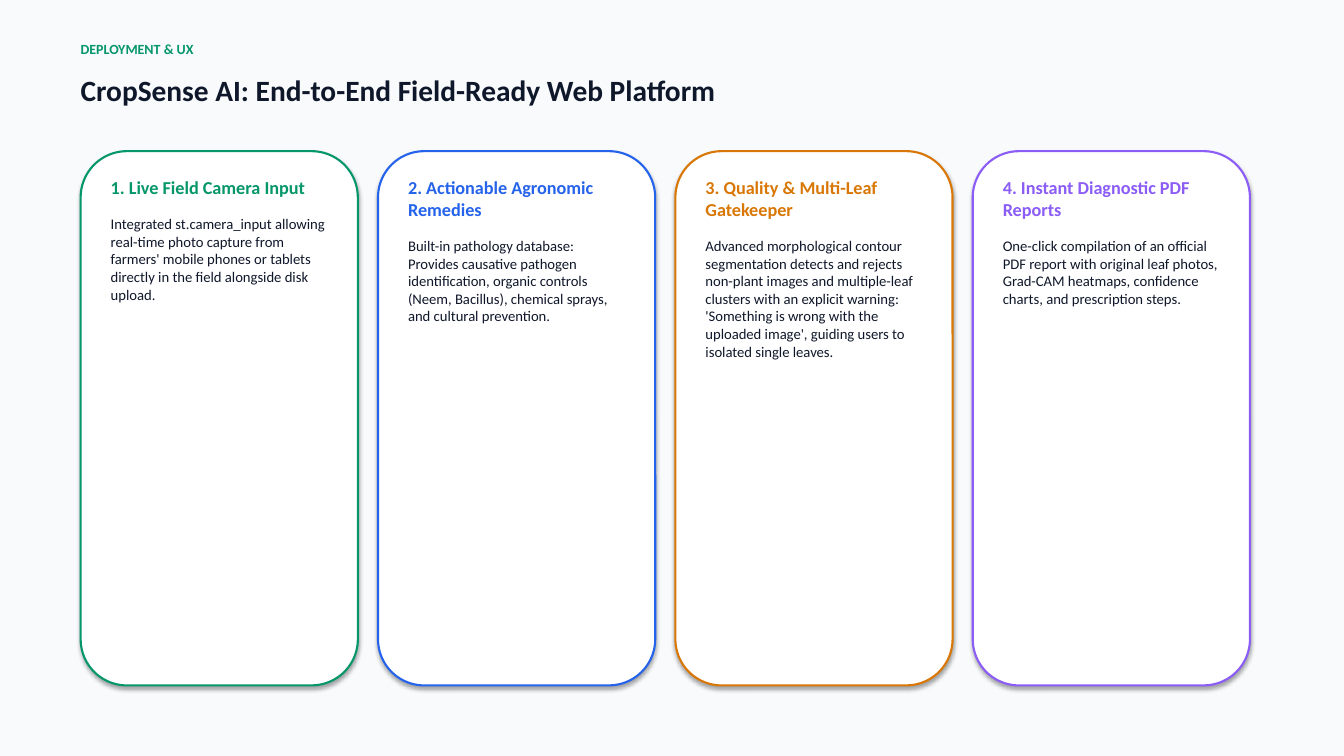
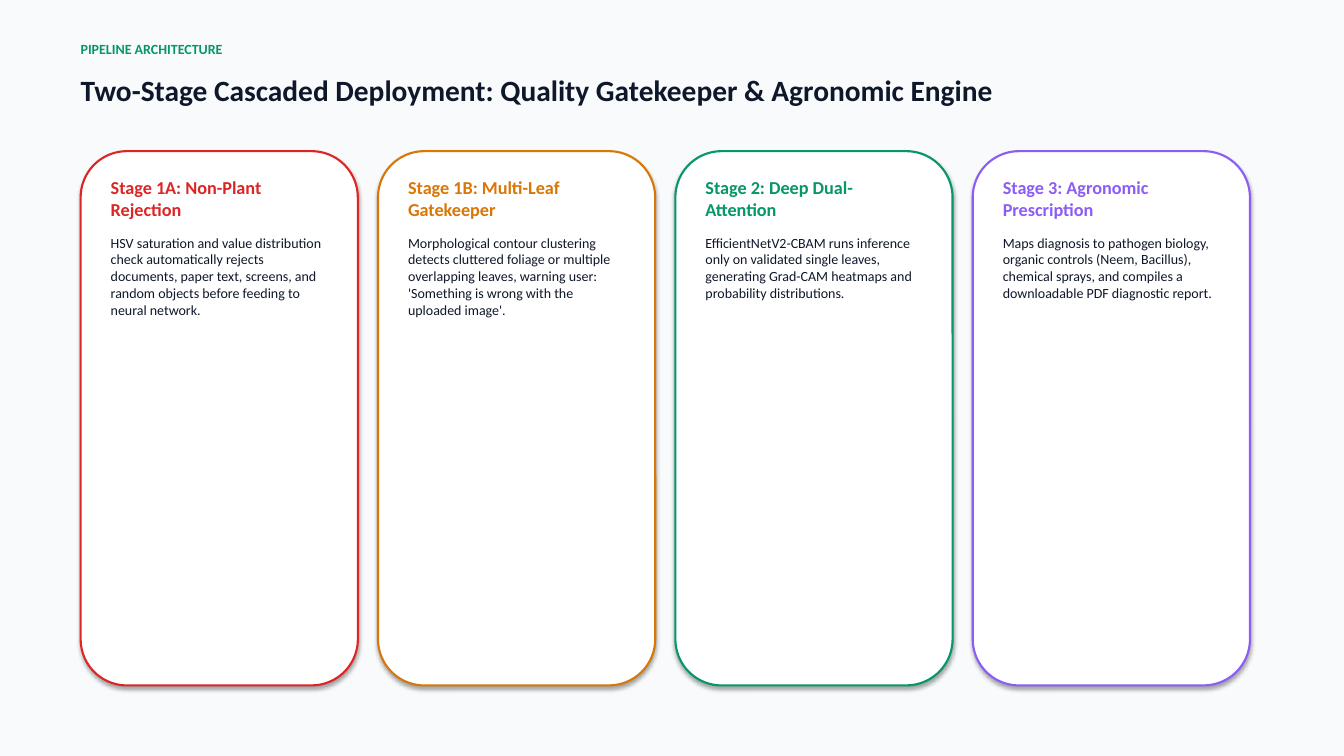
Before and after one commit to mokshit007/DL-crop-disease-detections, a slide deck: slide 12 of CropSense_AI_Official_Presentation.pptx (slide 11 before the commit). Drawn at 1344x756 pixels with LibreOffice and Linux fonts; fonts in the diff are those of the drawing. Boxes give left, top, right and bottom in pixels: in the first picture for what was removed or moved away, otherwise in the second. Text is boxed around its words. In the diff, an @@ line names an element or a change of style, - is before the commit and + after.

Commit message:
Add novel EfficientNetV2-CBAM attention architecture, multi-model benchmark suite, and robustness stress testing

```diff
--- a/CropSense_AI_Official_Presentation.pptx
+++ b/CropSense_AI_Official_Presentation.pptx
@@ text at box(81, 45, 223, 54): text changed @@
-DEPLOYMENT & UX
+PIPELINE ARCHITECTURE
@@ text at box(81, 80, 993, 106): text changed @@
-CropSense AI: End-to-End Field-Ready Web Platform
+Two-Stage Cascaded Deployment: Quality Gatekeeper & Agronomic Engine
@@ rounded rectangle at box(81, 151, 358, 686): outline #059669 1.5 pt to #DC2626 1.5 pt @@
@@ rounded rectangle at box(378, 151, 655, 686): outline #2563EB 1.5 pt to #D97706 1.5 pt @@
@@ rounded rectangle at box(676, 151, 953, 686): outline #D97706 1.5 pt to #059669 1.5 pt @@
@@ text at box(111, 181, 321, 315): text changed; size 10.5 to 10 pt @@
-1. Live Field Camera Input
-Integrated st.camera_input allowing real-time photo capture from farmers' mobile phones or tablets directly in the field alongside disk upload.
+Stage 1A: Non-Plant Rejection
+HSV saturation and value distribution check automatically rejects documents, paper text, screens, and random objects before feeding to neural network.
@@ text at box(408, 181, 610, 318): text changed; size 10.5 to 10 pt @@
-2. Actionable Agronomic Remedies
-Built-in pathology database: Provides causative pathogen identification, organic controls (Neem, Bacillus), chemical sprays, and cultural prevention.
+Stage 1B: Multi-Leaf Gatekeeper
+Morphological contour clustering detects cluttered foliage or multiple overlapping leaves, warning user: 'Something is wrong with the uploaded image'.
@@ text at box(705, 181, 911, 301): text changed; size 10.5 to 10 pt @@
-3. Quality & Multi-Leaf Gatekeeper
-Advanced morphological contour segmentation detects and rejects non-plant images and multiple-leaf clusters with an explicit warning: 'Something is wrong with the uploaded image', guiding users to isolated single leaves.
+Stage 2: Deep Dual-Attention
+EfficientNetV2-CBAM runs inference only on validated single leaves, generating Grad-CAM heatmaps and probability distributions.
@@ text at box(1003, 181, 1212, 301): text changed; size 10.5 to 10 pt @@
-4. Instant Diagnostic PDF Reports
-One-click compilation of an official PDF report with original leaf photos, Grad-CAM heatmaps, confidence charts, and prescription steps.
+Stage 3: Agronomic Prescription
+Maps diagnosis to pathogen biology, organic controls (Neem, Bacillus), chemical sprays, and compiles a downloadable PDF diagnostic report.
```
Also in this commit, not shown: 4 other slides changed, 4 slides added, 4 slides removed, 7 other files.
